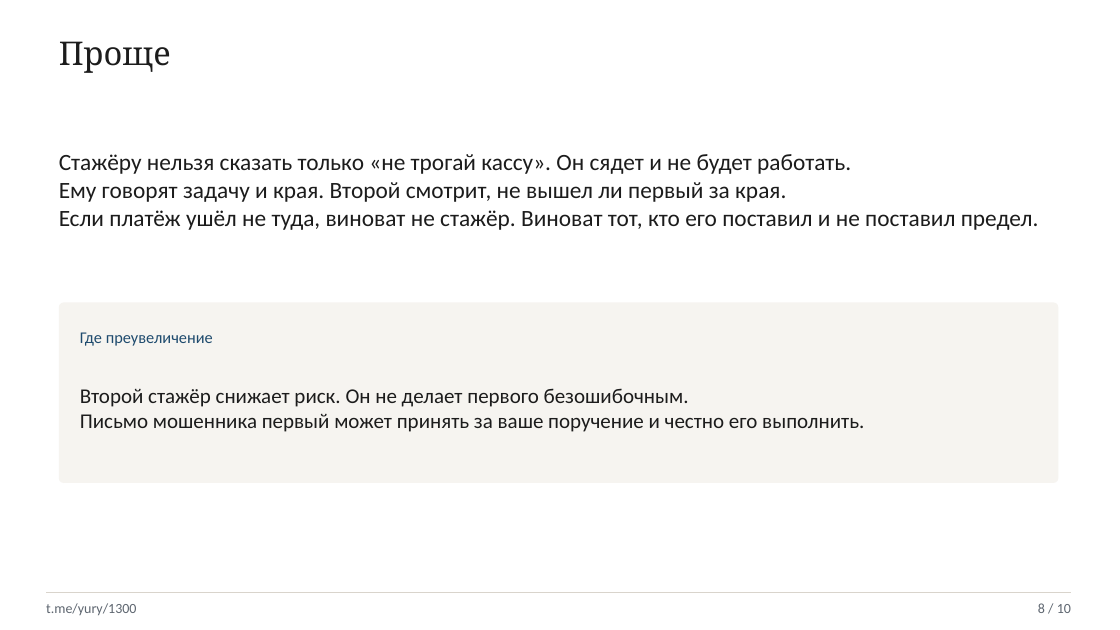
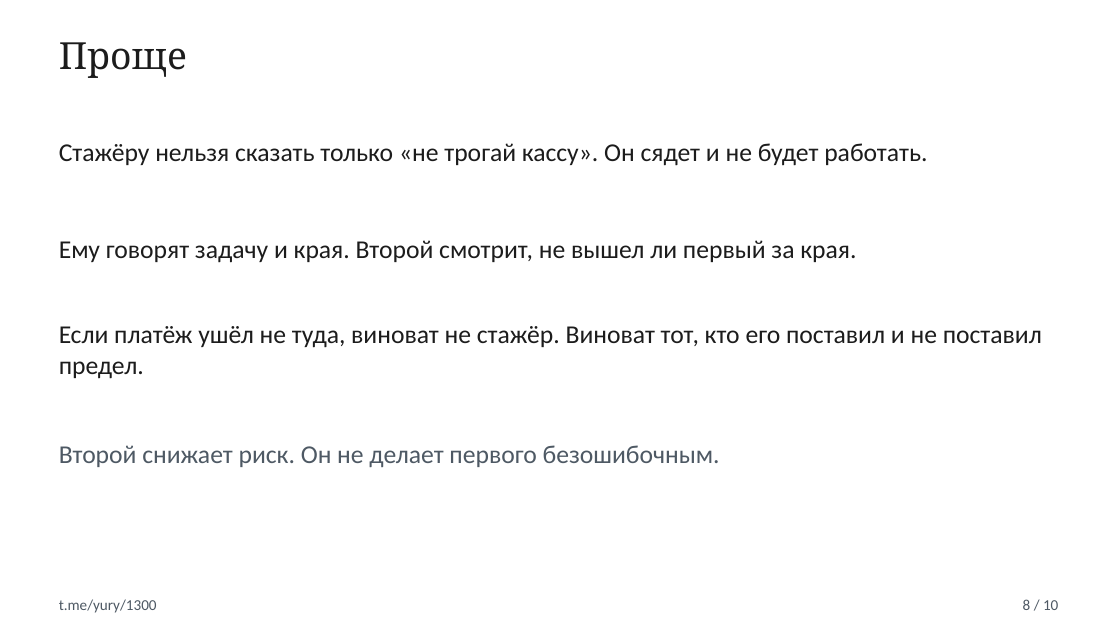
Before and after one commit to cuthbertnogood/maximov-ai-fidelity-1300, a slide deck: slide 8 of presentation/maximov-1300.pptx. Drawn at 1120x630 pixels with LibreOffice and Linux fonts; fonts in the diff are those of the drawing. Boxes give left, top, right and bottom in pixels: in the first picture for what was removed or moved away, otherwise in the second. Text is boxed around its words. In the diff, an @@ line names an element or a change of style, - is before the commit and + after.

```diff
--- a/presentation/maximov-1300.pptx
+++ b/presentation/maximov-1300.pptx
@@ text "Проще" at (x1=59, y1=42, x2=187, y2=78): size 28 to 32 pt @@
@@ text added at (x1=59, y1=143, x2=927, y2=166), 22 pt, text #1C1C1C @@
+Стажёру нельзя сказать только «не трогай кассу». Он сядет и не будет работать.
@@ text at (x1=59, y1=154, x2=851, y2=174): paragraph removed @@
-Стажёру нельзя сказать только «не трогай кассу». Он сядет и не будет работать.
@@ text "Ему говорят задачу и края. ..." moved from (x1=59, y1=154, x2=1039, y2=230) to (x1=59, y1=240, x2=856, y2=263) @@
@@ text "Ему говорят задачу и края. ..." at (x1=59, y1=240, x2=856, y2=263): size 20 to 22 pt @@
@@ text at (x1=59, y1=210, x2=1039, y2=230): paragraph removed @@
-Если платёж ушёл не туда, виноват не стажёр. Виноват тот, кто его поставил и не поставил предел.
@@ rounded rectangle removed at (x1=59, y1=302, x2=1059, y2=483) @@
@@ text added at (x1=59, y1=326, x2=1042, y2=379), 22 pt, text #1C1C1C @@
+Если платёж ушёл не туда, виноват не стажёр. Виноват тот, кто его поставил и не поставил предел.
@@ text removed at (x1=80, y1=332, x2=213, y2=346) @@
-Где преувеличение
@@ text at (x1=59, y1=445, x2=720, y2=467): text changed; size 18 to 22 pt; text colour #1C1C1C to #4E5964 @@
-Второй стажёр снижает риск. Он не делает первого безошибочным.
-Письмо мошенника первый может принять за ваше поручение и честно его выполнить.
+Второй снижает риск. Он не делает первого безошибочным.
@@ rectangle removed at (x1=46, y1=592, x2=1071, y2=593) @@
@@ text "t.me/yury/1300" moved from (x1=46, y1=603, x2=136, y2=615) to (x1=59, y1=599, x2=157, y2=613) @@
@@ text "t.me/yury/1300" at (x1=59, y1=599, x2=157, y2=613): size 12 to 13 pt, text colour #5E6670 to #4E5964 @@
@@ text "8 / 10" at (x1=1023, y1=599, x2=1058, y2=610): size 12 to 13 pt, text colour #5E6670 to #4E5964 @@
@@ text "8 / 10" moved from (x1=1038, y1=603, x2=1071, y2=613) to (x1=1023, y1=599, x2=1058, y2=610) @@
```
Also in this commit, not shown: 9 other slides changed, 1 other file.
